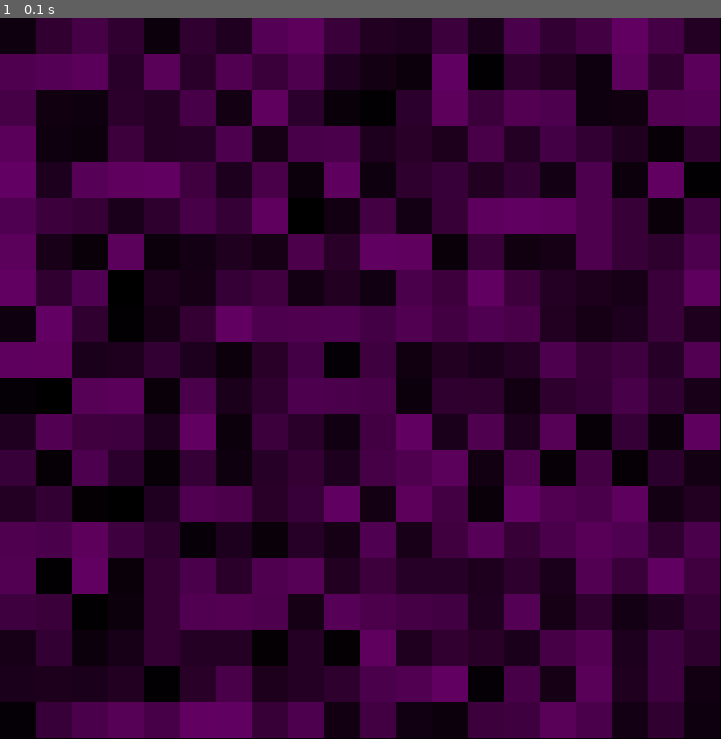
Above: before the commit, frame 1.
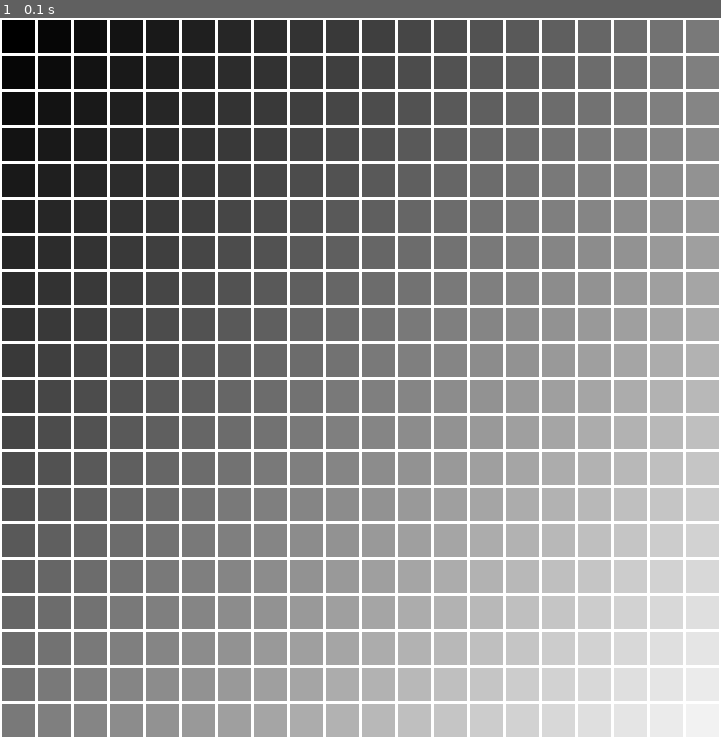
Above: after the commit, the same moment.

Repository: cdfricke/PyGame
Game: pygame game, started from grid.py
The game is run twice, just before and just after one commit, with the same random seed, the same clock (stepped at 60 frames per second) and the same inputs.
Inputs:
- Up to frame 1 (0.1 s): no input

The runs differ from the first frame. In frame 1, 100% of the frame differs, in the area x 0-100%, y 0-100%.

Commit message:
separating arrow and grid class to separate scripts, improvements to both classes

Diff:
--- /dev/null
+++ b/arrow.py
@@ -0,0 +1,105 @@
+# File. arrow.py
+# Programmer: Connor Fricke (cd.fricke23@gmail.com)
+# Last Revision:
+#   17-MAR-2024 --> Created, v1
+
+import pygame
+import random as r
+
+# *** INITIALIZE ***
+WIDTH = 720
+HEIGHT = 720
+pygame.init()
+screen = pygame.display.set_mode((WIDTH+1, HEIGHT+1))
+clock = pygame.time.Clock()
+running = True
+# ******************
+
+# *** COMMON VECTORS AND LOCATIONS ***
+center = pygame.Vector2(WIDTH / 2, HEIGHT / 2)
+origin = pygame.Vector2(0, 0)
+xhat = pygame.Vector2(1, 0)
+yhat = pygame.Vector2(0, 1)
+# ************************************
+
+# *** CLASS DEFINITIONS ***
+# NOTE THAT THESE CLASS DEFINITIONS RELY ON SOME OF THE DEFINED VARIABLES ABOVE
+
+# ARROW : class object for drawing arrows between positions on the screen.
+class Arrow:
+    # Arrow.__init__(tail, tip):
+    # parameters:
+    #   tail: location of the tail of the arrow, given by a pygame.Vector2 object.
+    #   tip: location of the tip of the arrow, given by a pygame.Vector2 object.
+    # *************
+    # This constructor defines the only necessary parameters to describe an arrow, which is two locations in 2D space.
+    # Arrow objects should be created with this constructor, and they point from the first parameter (2D Vector location) to the
+    # second parameter (2D Vector location).
+    # Further details for drawing the arrow are given as parameters to the draw() function.
+    def __init__(self, tail, tip):
+        self.tip = tip
+        self.tail = tail
+        self.length = (tip - tail).magnitude()
+        self.direction = (tip - tail) / self.length
+        self.perpendicular = pygame.Vector2(self.direction.y, -self.direction.x)
+
+    # Arrow.draw(surface, color, thickness):
+    # parameters:
+    #   surface: the surface of the PyGame for the arrow to be drawn on, usually the screen.
+    #   color: the color of the arrow. Should be a pygame.color object.
+    #   thickness: the width, in pixels of the body of the arrow.
+    # *************
+    # This function is used to draw an arrow to a specified surface with particular color and thickness parameters.
+    # The proportions of the head of the arrow are defined based on a scaling relation with the length of the arrow. For example,
+    # the currently defined method of drawing the arrow places the tip of the left and right lines of the "arrowhead" at a location that is 98%
+    # along the length of the arrow from tail to tip and a distance from the body of the arrow defined as 2% of the length of the arrow from
+    # tail to tip. As long as the percentanges add up to 1 (e.g. 98% + 2%), the arrowhead will make 45 degree angles with the body of the arrow.
+    def draw(self, surface, color, thickness):
+        # central body
+        pygame.draw.line(surface=surface, color=color, start_pos=self.tail, end_pos=self.tip, width=thickness)
+        # angled tip
+        leftAngled = self.tail + (0.98 * self.length * self.direction) + (0.02 * self.length * self.perpendicular)
+        rightAngled = self.tail + (0.98 * self.length * self.direction) - (0.02 * self.length * self.perpendicular)
+        points = [leftAngled, self.tip, rightAngled]
+        pygame.draw.lines(surface=surface, color=color, closed=False, points=points, width=thickness)
+
+    # Arrow.update(tail, tip):
+    # parameters:
+    #   tail: the new location of the tail of the arrow
+    #   tip: the new location of the tip of the arrow
+    # *************
+    # This function is a simple function designed for post-initialization manipulation of arrow objects.
+    # It mirrors the __init__ constructor.
+    def update(self, tail, tip):
+        self.tip = tip
+        self.tail = tail
+        self.length = (tip - tail).magnitude()
+        self.direction = (tip - tail) / self.length
+        self.perpendicular = pygame.Vector2(self.direction.y, -self.direction.x)
+
+# *************************************
+
+# create arrow object, defined as Arrow(tail, tip)
+centerArrow = Arrow(origin, center)
+
+# *** GAME LOOP ***
+while (running):
+    # wipe away anything from the previous frame
+    screen.fill("black")
+
+    # *** RENDER THE GAME HERE ***
+    # draw arrow, but each frame update the tip of the arrow up a pixel, down a pixel, or not at all.
+    # After an infinite amount of time, the avg location of the tip should be very near the center if randint() is truly random.
+    centerArrow.draw(screen, "white", 5)
+    centerArrow.update(origin, centerArrow.tip + r.randint(-1, 1)*yhat)
+    # *** END RENDERING ***
+
+    # pygame.QUIT means the user closed the window
+    for event in pygame.event.get():
+        if event.type == pygame.QUIT:
+            running = False
+
+    pygame.display.flip()
+# *****************
+
+pygame.quit()
--- a/grid.py
+++ b/grid.py
@@ -3,11 +3,12 @@
 # Last Revision:
 #   4-MAR-2024 --> Created, v1
 #   7-MAR-2024 --> added grid colors
+#   17-MAR-2024 --> added comments for documentation
 #
 # ************************************************
 
 import pygame
-import random as r
+import random
 
 # *** INITIALIZE ***
 WIDTH = 720
@@ -25,42 +26,67 @@
 yhat = pygame.Vector2(0, 1)
 # ************************************
 
-def colorFunction(x, xmax):
-    r = int(float(x)/float(xmax) * 100)
+# ***** EXAMPLE COLOR FUNCTIONS *****
+# black -> purple
+def colorFunction1(x):
+    # r,g,b values must be integers between 0 and 255
+    r = int(float(x) * 100)
     g = 0
-    b = int(float(x)/float(xmax) * 100)
+    b = int(float(x) * 100)
     return pygame.Color(r, g, b)
+
+# black -> white
+def colorFunction2(x):
+    # r,g,b values must be integers between 0 and 255
+    r = int(float(x) * 255)
+    g = int(float(x) * 255)
+    b = int(float(x) * 255)
+    return pygame.Color(r, g, b)
+
+# red -> black
+def colorFunction3(x):
+    # r,g,b values must be integers between 0 and 255
+    r = 255 - int(float(x) * 255)
+    g = 0
+    b = 0
+    return pygame.Color(r, g, b)
+# ***********************************
 
 # *** CLASS DEFINITIONS ***
 # NOTE THAT THESE CLASS DEFINITIONS RELY ON SOME OF THE DEFINED VARIABLES ABOVE
 
-# ARROW : class object for drawing arrows between positions on the screen.
-class Arrow:
-    def __init__(self, tail, tip):
-        self.tip = tip
-        self.tail = tail
-        self.length = (tip - tail).magnitude()
-        self.direction = (tip - tail) / self.length
-        self.perpendicular = pygame.Vector2(self.direction.y, -self.direction.x)
-
-    def draw(self, surface, color, thickness):
-        # central body
-        pygame.draw.line(surface=surface, color=color, start_pos=self.tail, end_pos=self.tip, width=thickness)
-        # angled tip
-        leftAngled = self.tail + (0.98 * self.length * self.direction) + (0.02 * self.length * self.perpendicular)
-        rightAngled = self.tail + (0.98 * self.length * self.direction) - (0.02 * self.length * self.perpendicular)
-        points = [leftAngled, self.tip, rightAngled]
-        pygame.draw.lines(surface=surface, color=color, closed=False, points=points, width=thickness)
-
 # GRID: class object for drawing a grid with a certain number of rows and columns on the screen.
 class Grid:
+    # Grid.__init__(rows, columns):
+    # parameters:
+    #   rows: number of rows in the grid
+    #   columns: number of columns in the grid
+    # *************
+    # This constructor function initializes several variables based on the passed parameters
+    # as they are necessary for the member functions of the class to operate.
+    # numRows: defines the number of rows
+    # numCols: defines the number of columns
+    # xticks: an array of pixel locations in the x-dimension marking the left and right edges of grid spaces.
+    # yticks: analogous to xticks, in the y-dimension.
+    # Matrix: a two-dimensional list of randomized numbers, used by the colorFunction for each grid space to randomize the color of that space.
+    # Matrix must be populated with float values from 0 to 1
     def __init__(self, rows, columns):
         self.numRows = rows
         self.numCols = columns
         self.xticks = list(range(0, WIDTH + 1, int(WIDTH / columns)))
         self.yticks = list(range(0, HEIGHT + 1, int(HEIGHT / rows)))
-        self.Matrix = [[r.random() for x in range(columns)] for y in range(rows)]
+        # initially, the matrix is populated with random values
+        self.Matrix = [[random.random() for x in range(columns)] for y in range(rows)]
 
+    # Grid.drawLines(surface, color, thickness):
+    # parameters:
+    #   surface: the surface of the PyGame for the grid lines to be drawn on, usually the screen.
+    #   color: the color of the lines to be drawn, must be an object of type pyGame.color
+    #   thickness: the width of the grid lines to be drawn, measured in pixels.
+    # *************
+    # This function will draw equally spaced gridlines in both the x and y dimensions of the screen with color and thickness of
+    # gridlines defined as paramaters passed to the function. The spacing of the gridlines is determined by the width or height of the screen
+    # divided by the number of columns or rows that the grid is made up of. (numRows and numCols are data members of this class)
     def drawLines(self, surface, color, thickness):
         for tick in self.xticks:
             start = tick*xhat
@@ -71,16 +97,35 @@
             end = start + WIDTH*xhat
             pygame.draw.line(surface=surface, color=color, start_pos=start, end_pos=end, width=thickness)
 
-    def drawRectangles(self, surface):
+    # Grid.drawRectangles(self, surface, colorFunc):
+    # parameters:
+    #   surface: the surface of the PyGame for the grid lines to be drawn on, usually the screen.
+    #   colorFunc: a function object, which returns a color. The function passed should take two parameters. See colorFunctions for details.
+    # *************
+    # This function colors each of the rectangles defined by the dimensions, numRows, and numCols attributes of the grid.
+    # Colors are currently randomly generated via a colorFunction which pulls float values from the Matrix attribute of the grid.
+    # Since the float values of the Matrix are RNG'd between 0 and 1, then the color of each grid space is also random.
+    def drawRectangles(self, surface, colorFunc):
         for x in range(0, self.numCols):
             for y in range(0, self.numRows):
                 rect = pygame.Rect(self.xticks[x], self.yticks[y], WIDTH / self.numCols, HEIGHT / self.numRows)
-                pygame.draw.rect(surface, colorFunction(self.Matrix[x][y], 1), rect)
+                pygame.draw.rect(surface, colorFunc(self.Matrix[y][x]), rect)
+
+    # Grid.fillMatrix()
+    # parameters: none
+    # *************
+    # This function decides how to populate the matrix of floats that decides the color of each rectangle
+    # Whatever this function yields, it must be a value between 0 and 1
+    def fillMatrix(self):
+        for y in range(self.numRows):
+            for x in range(self.numCols):
+                self.Matrix[y][x] = (float(y / self.numRows) + float(x / self.numCols)) / 2
 
 # *************************
 
 # rows, cols
 gameMap = Grid(20, 20)
+gameMap.fillMatrix()
 
 # *** GAME LOOP ***
 while (running):
@@ -88,8 +133,8 @@
     screen.fill("black")
 
     # *** RENDER THE GAME HERE ***
-    gameMap.drawRectangles(screen)
-    #gameMap.drawLines(screen, "white", 3)
+    gameMap.drawRectangles(screen, colorFunction2)
+    gameMap.drawLines(screen, "white", 3)
 
     # *** END RENDERING ***
 
Not shown, removed: build.ps1
Not shown, removed: install.log
